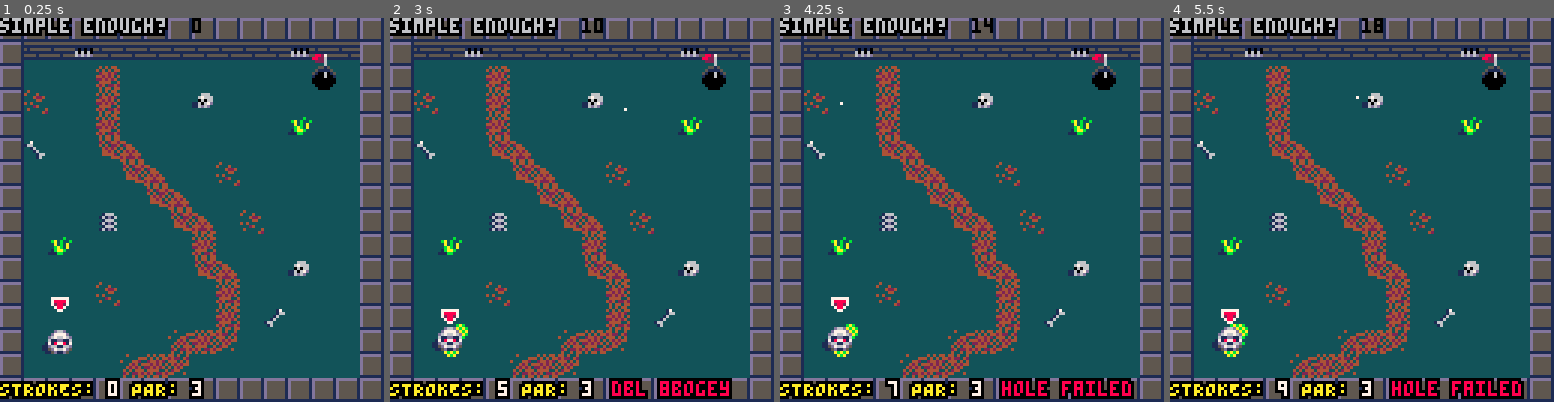
Above: before the commit, frames 1-4 (left to right).
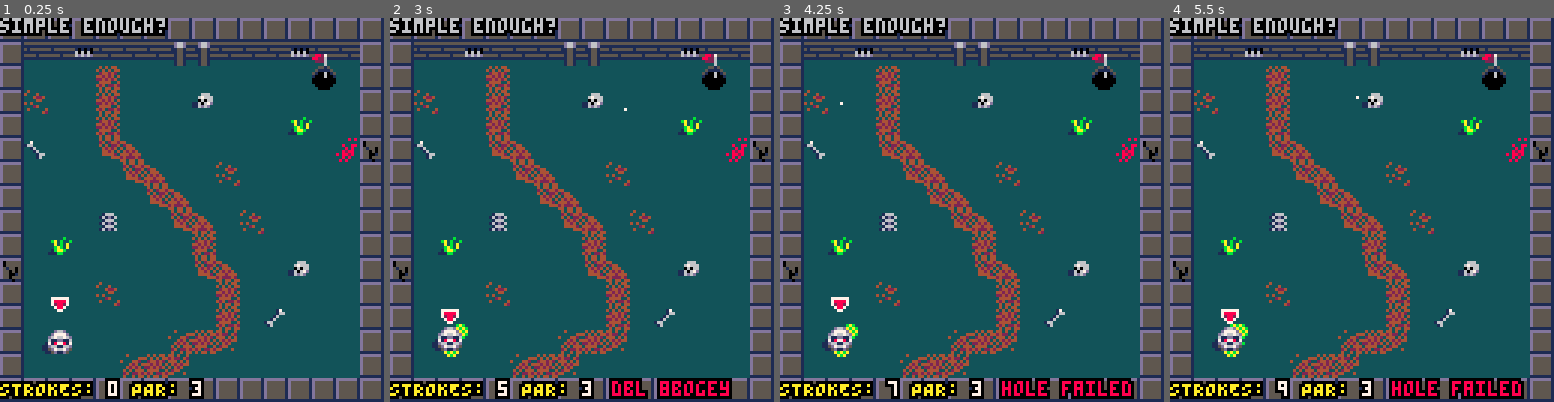
Above: after the commit, the same moments.

Repository: b4dr1ck/Pico8
Game: PICO-8 cartridge ghoul_in_one.p8
The game is run twice, just before and just after one commit, with the same random seed, the same clock (stepped at 60 frames per second) and the same inputs.
Inputs (mouse positions are in pixels of both pictures, inside the frame that each line leads up to):
- Up to frame 1 (0.25 s): no input
- Up to frame 2 (3 s): click (670, 121) at 0.67 s; click (436, 267) at 1.22 s; click (497, 114) at 1.77 s; click (562, 259) at 2.32 s; click (624, 106) at 2.87 s
- Up to frame 3 (4.25 s): click (1075, 256) at 3.42 s; click (841, 102) at 3.97 s
- Up to frame 4 (5.5 s): click (1292, 248) at 4.52 s; click (1354, 94) at 5.07 s

The runs differ from the first frame. In frame 1, 0.6% of the frame differs, in the area x 0-99%, y 0-69%; in frame 2, 0.7%; in frame 3, 0.7%; in frame 4, 0.7%.

Commit message:
CHANGE: ghoul_in_one: camea_x/y angepasst an groessere Maps

Diff:
--- a/ghoul_in_one.p8
+++ b/ghoul_in_one.p8
@@ -235,7 +235,7 @@
 	circfill(player.x+4,player.y+4,spot_radius,0x1800)
 
  -- debug
- print(#slime,64,0)
+-- print(#slime,64,0)
 -- print(player.strokes)
 -- print(player.spd)
 end
@@ -275,7 +275,8 @@
   	par=3,
   	x=0,
   	y=0,
-  	size=1,
+  	sizex=0,
+  	sizey=0,
   	spawn={2,13},
   	hole={13,2},
   },
@@ -284,7 +285,8 @@
   	par=3,
   	x=1,
   	y=0,
-  	size=1,
+  	sizex=0,
+  	sizey=0,
   	spawn={18,13},
   	hole={23,6},
   },
@@ -293,9 +295,20 @@
   	par=3,
   	x=2,
   	y=0,
-  	size=1,
+  	sizex=0,
+  	sizey=0,
   	spawn={34,13},
   	hole={34,3},
+  },
+  {
+  	name="larger one",
+  	par=3,
+  	x=3,
+  	y=0,
+  	sizex=1,
+  	sizey=0,
+  	spawn={50,13},
+  	hole={75,8},
   }
  }
 	current_level=maps[1]
@@ -308,8 +321,8 @@
 
 function update_map()
  current_level=maps[player.level]
- cam_x = mid(current_level.x*128, player.x - 64, current_level.x*128)
- cam_y = mid(current_level.y*128, player.y - 64, current_level.y*128)
+ cam_x = mid(current_level.x*128, player.x - 64, current_level.x*128+(128*current_level.sizex))
+ cam_y = mid(current_level.y*128, player.y - 64, current_level.y*128+(128*current_level.sizey))
 
  -- update flag position
 	flag.x=current_level.hole[1] * 8
@@ -486,41 +499,41 @@
 00000000000000000000000000000000000000000000000000000000000000000000000000000000000000000000000000000000000000000000000000000000
 00000000000000000000000000000000000000000000000000000000000000000000000000000000000000000000000000000000000000000000000000000000
 00000000000000000000000000000000000000000000000000000000000000000000000000000000000000000000000000000000000000000000000000000000
-ddddddd1333333333355553333633333555555555555555534333333343434433343333333333333443433433434434433333333000000000000000000000000
-d5555551333333333511115333633333111111111111111143334333434343443333334444333333242234233243244233434343000000000000000000000000
-d5555551333333335100001533363366515555555101010533342243324424234333442332443333444343433434322433442443000000000000000000000000
-d5555551333333331000000133377633111111111606060133334433442424343334243443444333342424433342424334224244000000000000000000000000
-d55555513333333300000000336773335555155556d6d6d543433333224242433342424334242433434243333344243434444223000000000000000000000000
-d5555551333333330000000066336333111111111111111133324333344443343434344444424443324433333344442332434444000000000000000000000000
-d5555551333333333000000333333633333333333333333334333334424322423243224224222423443334333333344434224233000000000000000000000000
-11111111333333333300003333333633333333333333333333333342343443443433434444344344333333333333333334344343000000000000000000000000
-33333333333333333333333333333333333333333333333333333333000000000000000000000000000000000000000000000000000000000000000000000000
-33d6653333333b333336663333331733331666333373333333666633000000000000000000000000000000000000000000000000000000000000000000000000
-35666d533ba3b33b33676663333316633161d163166333333d5555d3000000000000000000000000000000000000000000000000000000000000000000000000
-5d66d6dd33a3b3a33306066333316333331666333316333335151053000000000000000000000000000000000000000000000000000000000000000000000000
-dddd6d1133bab3a3116067d3331633333161d1633331633331015553000000000000000000000000000000000000000000000000000000000000000000000000
-155d111331baab33116d6d3316633333331666333333166335151053000000000000000000000000000000000000000000000000000000000000000000000000
-31111133111bb33333333333316333333161d1633333163335155553000000000000000000000000000000000000000000000000000000000000000000000000
-33333333333333333333333333333333333333333333333315555553000000000000000000000000000000000000000000000000000000000000000000000000
+ddddddd1333333333355553333633333555555555555555555d66d55343434433343333333333333443433433434434433333333343333330000000000000000
+d5555551333333333511115333633333111111111111111111d66d11434343443333334444333333242234233243244233434343433343330000000000000000
+d5555551333333335100001533363366515555555101010551155155324424234333442332443333444343433434322433442443333422430000000000000000
+d5555551333333331000000133377633111111111606060111155111442424343334243443444333342424433342424334224244333344330000000000000000
+d55555513333333300000000336773335555155556d6d6d555155155224242433342424334242433434243333344243434444223434333330000000000000000
+d5555551333333330000000066336333111111111111111111155111344443343434344444424443324433333344442332434444333243330000000000000000
+d5555551333333333000000333333633333333333333333333155133424322423243224224222423443334333333344434224233343333340000000000000000
+11111111333333333300003333333633333333333333333333155133343443443433434444344344333333333333333334344343333333420000000000000000
+3333333333333333333333333333333333333333333333333333333333333333333383833333333333333333ddddddd100000000000000000000000000000000
+33d6653333333b333336663333331733331666333373333333666633333fff33333333333388333383833838d055555100000000000000000000000000000000
+35666d533ba3b33b33676663333316633161d163166333333d5555d333f7fff3338338833888883333333383d055555100000000000000000000000000000000
+5d66d6dd33a3b3a33306066333316333331666333316333335151053331f18f3333838333888888833823883d515505100000000000000000000000000000000
+dddd6d1133bab3a3116067d3331633333161d163333163333101555311f98ff3338288333888888833383233d550505100000000000000000000000000000000
+155d111331baab33116d6d331663333333166633333316633515105312f11882838828338888888333333383d550015100000000000000000000000000000000
+31111133111bb33333333333316333333161d163333316333515555388222222338383333388883332833333d550555100000000000000000000000000000000
+33333333333333333333333333333333333333333333333315555553388888833838333333333333333338331111011100000000000000000000000000000000
 __gff__
-0000000000000000000000000000000000000000000000000000000000000000000000000000000000000000000000000000000000000000000000000000000001000204000000000000000000000000010000000000010000000000000000000000000000000000000000000000000000000000000000000000000000000000
+0000000000000000000000000000000000000000000000000000000000000000000000000000000000000000000000000000000000000000000000000000000001000204000000000000000000000000010000000000010000000001000000000000000000000000000000000000000000000000000000000000000000000000
 0000000000000000000000000000000000000000000000000000000000000000000000000000000000000000000000000000000000000000000000000000000000000000000000000000000000000000000000000000000000000000000000000000000000000000000000000000000000000000000000000000000000000000
 __map__
-4040404040404040404040404040404040404040404040404040404040404040404040404040404040404040404040400000000000000000000000000000000000000000000000000000000000000000000000000000000000000000000000000000000000000000000000000000000000000000000000000000000000000000
-4044444544444444444444444544444040444445444444444444444445444440404444454444444444444444454444400000000000000000000000000000000000000000000000000000000000000000000000000000000000000000000000000000000000000000000000000000000000000000000000000000000000000000
-4041414147414141414141414141414040414141414141514141414141414140404646474747474747504747474941400000000000000000000000000000000000000000000000000000000000000000000000000000000000000000000000000000000000000000000000000000000000000000000000000000000000000000
-4046414147414141524141414141414040414141464141414141415041414140404746474641415141414141414b47400000000000000000000000000000000000000000000000000000000000000000000000000000000000000000000000000000000000000000000000000000000000000000000000000000000000000000
-4041414147414141414141415141414040415041414141414141414141414140404747474740404040404040404040400000000000000000000000000000000000000000000000000000000000000000000000000000000000000000000000000000000000000000000000000000000000000000000000000000000000000000
-405541414b494141414141414141414040414141414141414847474747494140404747464144444444444444444444400000000000000000000000000000000000000000000000000000000000000000000000000000000000000000000000000000000000000000000000000000000000000000000000000000000000000000
-40414141414b49414146414141414140404141524141504147414141414b4740404747414141484747474747495541400000000000000000000000000000000000000000000000000000000000000000000000000000000000000000000000000000000000000000000000000000000000000000000000000000000000000000
-4041414141414b49414141414141414040415041414141484a4150464141414040414b4747474a51564141414b4941400000000000000000000000000000000000000000000000000000000000000000000000000000000000000000000000000000000000000000000000000000000000000000000000000000000000000000
-404141415441414b494146414141414040414141414141474141414141414140404141414146414152414641504741400000000000000000000000000000000000000000000000000000000000000000000000000000000000000000000000000000000000000000000000000000000000000000000000000000000000000000
-404151414141414147414141414141404041414141504147414141414153414040414c504141414146414141414741400000000000000000000000000000000000000000000000000000000000000000000000000000000000000000000000000000000000000000000000000000000000000000000000000000000000000000
-40414141414141414b49414152414140404941414141484a4150414c41414140404141414146414141414146414741400000000000000000000000000000000000000000000000000000000000000000000000000000000000000000000000000000000000000000000000000000000000000000000000000000000000000000
-404141414641414141474141414141404047474747474a414141414141414140404040404040404040404141484a41400000000000000000000000000000000000000000000000000000000000000000000000000000000000000000000000000000000000000000000000000000000000000000000000000000000000000000
-40414141414141414147415341414140404141415041414641415141415041404044444444444444444441484a5141400000000000000000000000000000000000000000000000000000000000000000000000000000000000000000000000000000000000000000000000000000000000000000000000000000000000000000
-4041414141414148474a4141414141404041414141414141414141414141414040414148474749464141484a415341400000000000000000000000000000000000000000000000000000000000000000000000000000000000000000000000000000000000000000000000000000000000000000000000000000000000000000
-404141414148474a41414141414141404041414141414141414141414141414040414c41414b474746414141414c41400000000000000000000000000000000000000000000000000000000000000000000000000000000000000000000000000000000000000000000000000000000000000000000000000000000000000000
-4040404040404040404040404040404040404040404040404040404040404040404040404040404040404040404040400000000000000000000000000000000000000000000000000000000000000000000000000000000000000000000000000000000000000000000000000000000000000000000000000000000000000000
-
-
+4040404040404040404040404040404040404040404040404040405b40404040404040404040404040404040404040404040404040404040404040404040404040404040404040404040404040404040000000000000000000000000000000000000000000000000000000000000000000000000000000000000000000000000
+4044444544444446464444444544444040444445444444444444444445444440404644454444444444444444454446404041414141414141414141414141414141414141414141414141414141414140000000000000000000000000000000000000000000000000000000000000000000000000000000000000000000000000
+4041414147414141414141414141414040414141414141514141414141584140404d4d474747474747504747474941404041414141414141414141414141414141414141414141414141414141414140000000000000000000000000000000000000000000000000000000000000000000000000000000000000000000000000
+404d4141474141415241414141414140404141414d414141414141505841414040474d474d41415141414141584b475b4041414141414141414141414141414141414141414141414141414141414140000000000000000000000000000000000000000000000000000000000000000000000000000000000000000000000000
+40414141474141414141414151414140404150415741414141414141414141405b4747474740404040404040404040404041414141414141414141414141414141414141414141414141414141414140000000000000000000000000000000000000000000000000000000000000000000000000000000000000000000000000
+405541414b494141414141414141585b404141414141414148474747474941404047474d4146444444444444444444404041414141414141414141414141414141414141414141414141414141414140000000000000000000000000000000000000000000000000000000000000000000000000000000000000000000000000
+40414141414b4941414d414141414140404141524141504147414141414b4740404747414141484747474747495541404041414141414141414141414141414141414141414141414141414141414140000000000000000000000000000000000000000000000000000000000000000000000000000000000000000000000000
+4041414141414b49414141414141414040415041414141484a41504d4141414040414b4747474a51564141414b4941404041414141414141414141414141414141414141414141414141414141414140000000000000000000000000000000000000000000000000000000000000000000000000000000000000000000000000
+404141415441414b49414d41414141404041414141414147414141414141414040414141414d414152414d41504741404041414141414141414141414141414141414141414141414141414141414140000000000000000000000000000000000000000000000000000000000000000000000000000000000000000000000000
+404151414141414147414141414141404041414141504147414141414153414040414c50414141414d415a41414741404041414141414141414141414141414141414141414141414141414141414140000000000000000000000000000000000000000000000000000000000000000000000000000000000000000000000000
+5b414141414141414b49414152414140404941414141484a4150414c4159414040414141414d41414141414d414741404041414141414141414141414141414141414141414141414141414141414140000000000000000000000000000000000000000000000000000000000000000000000000000000000000000000000000
+404141414d41414141474141414141404047474747474a41414141414141414040404040405b404040404141484a41404041414141414141414141414141414141414141414141414141414141414140000000000000000000000000000000000000000000000000000000000000000000000000000000000000000000000000
+40414141414141414147415341414140404141415041414d41415141415041404044444444444444444641484a5141404041414141414141414141414141414141414141414141414141414141414140000000000000000000000000000000000000000000000000000000000000000000000000000000000000000000000000
+4041414141414148474a4141414141405b414141414141414141414141414140404141484747494d4141484a415341404041414141414141414141414141414141414141414141414141414141414140000000000000000000000000000000000000000000000000000000000000000000000000000000000000000000000000
+404141414148474a41414141414141404041414141414141414141414141414040414c41414b47474d414141414c41404041414141414141414141414141414141414141414141414141414141414140000000000000000000000000000000000000000000000000000000000000000000000000000000000000000000000000
+4040404040404040404040404040404040404040404040404040404040404040404040404040404040404040404040404040404040404040404040404040404040404040404040404040404040404040000000000000000000000000000000000000000000000000000000000000000000000000000000000000000000000000
+
+
